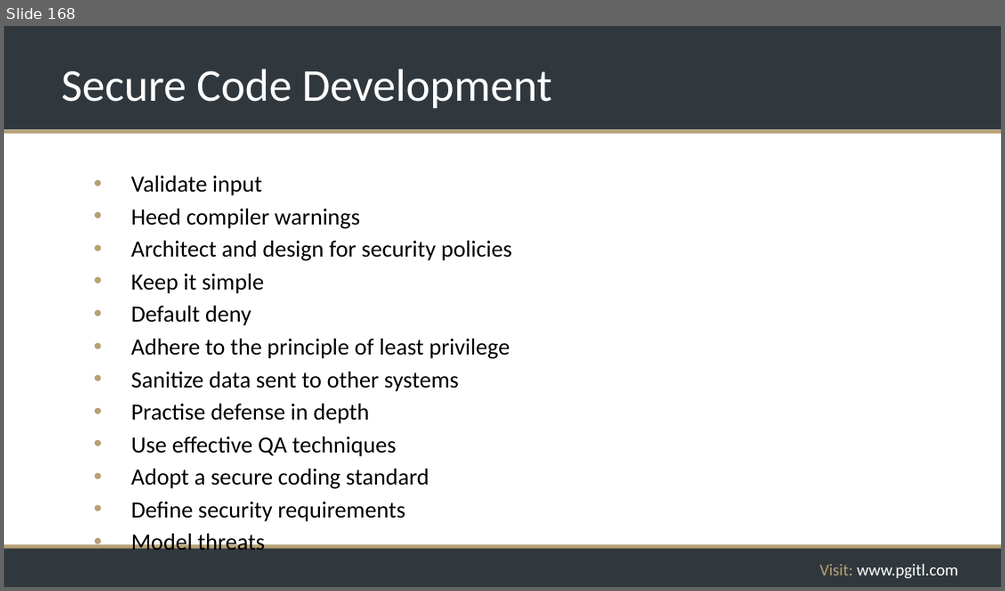
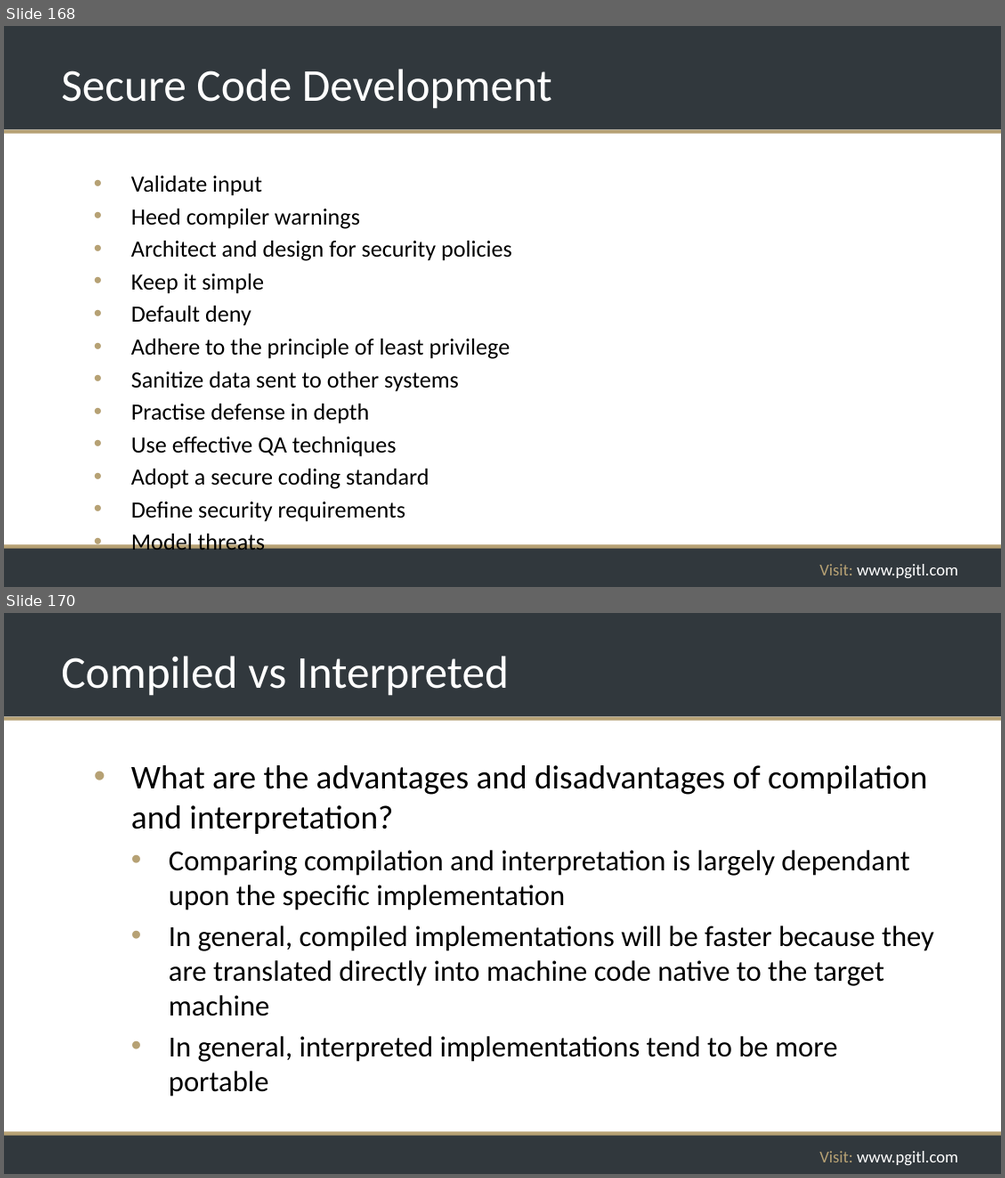
Before and after one commit to rikkouri/project-a, a slide deck: Programming Foundations.pptx. Shown one above the other, each under a label of ours: slide 168 before the commit, slides 168 and 170 after it; the slides between them are not shown. The pictures are 1005x591 and 1005x1178 pixels, drawn with LibreOffice and Linux fonts; fonts in the diff are those of the drawing; background and template pictures are left out. Boxes give left, top, right and bottom in pixels: in the first picture for what was removed or moved away, otherwise in the second. Text is boxed around its words. In the diff, an @@ line names an element or a change of style, - is before the commit and + after.

Commit message:
Compiled vs Interpreted, start OOP

```diff
--- a/Programming Foundations.pptx
+++ b/Programming Foundations.pptx
@@ slide 170 added at (4, 613, 1001, 1174), background #FFFFFF; not listed: 5 template elements that a slide beside it also shows @@
@@ title added at (61, 656, 509, 696), 44 pt, text #FFFFFF @@
+Compiled vs Interpreted
@@ text added at (131, 765, 934, 1096), 28 pt, text #000000 @@
+• What are the advantages and disadvantages of compilation and interpretation?
+  • Comparing compilation and interpretation is largely dependant upon the specific implementation
+  • In general, compiled implementations will be faster because they are translated directly into machine code native to the target machine
+  • In general, interpreted implementations tend to be more portable
```
Also in this commit, not shown: 1 slide changed, 2 other slides added.
